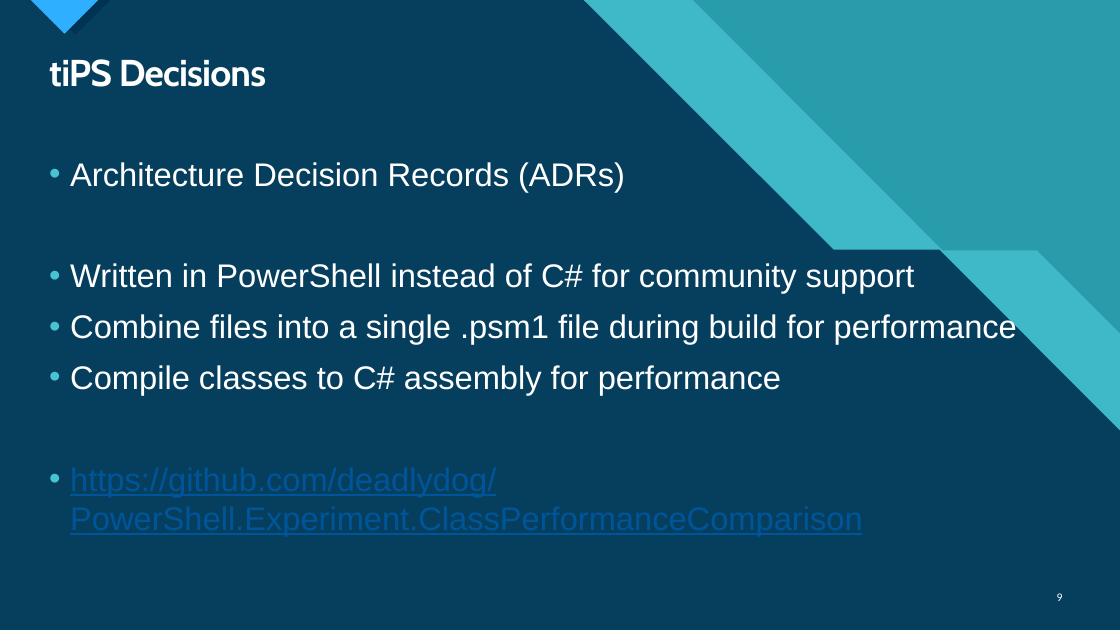
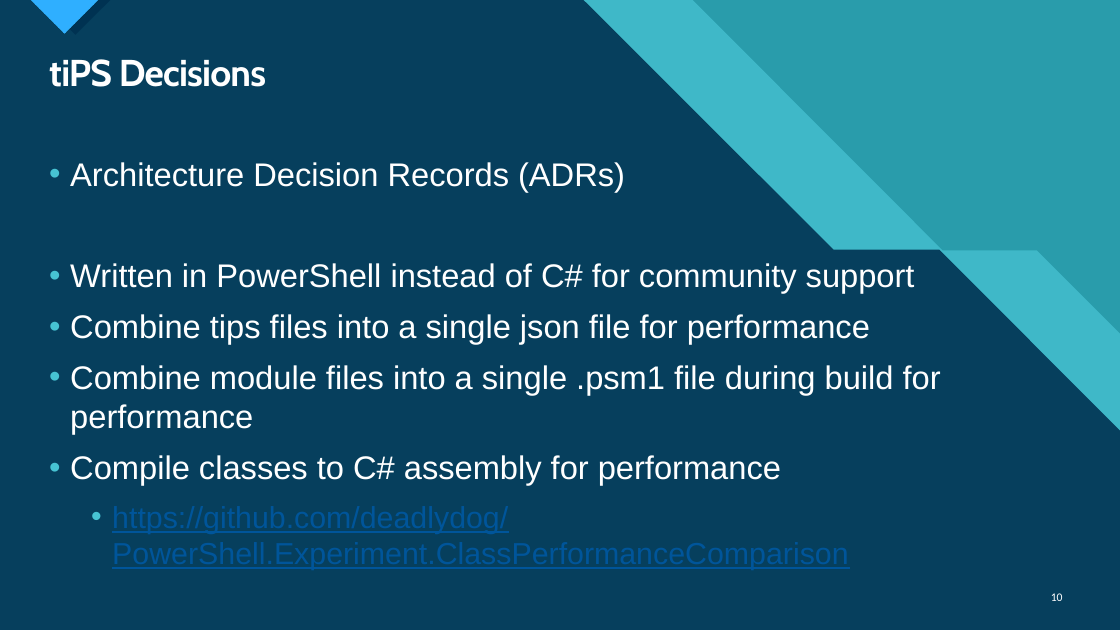
Before and after one commit to deadlydog/Presentation.tiPSWelcome, a slide deck: slide 10 of src/tiPS Welcome.pptx (slide 9 before the commit). Drawn at 1120x630 pixels with LibreOffice and Linux fonts; fonts in the diff are those of the drawing. Boxes give left, top, right and bottom in pixels: in the first picture for what was removed or moved away, otherwise in the second. Text is boxed around its words. In the diff, an @@ line names an element or a change of style, - is before the commit and + after.

Commit message:
Update example script and PowerPoint a bit

```diff
--- a/src/tiPS Welcome.pptx
+++ b/src/tiPS Welcome.pptx
@@ text "Architecture Decision Records (ADRs)" at (x1=70, y1=162, x2=941, y2=485): size 28 to 26 pt in "https://github.com/deadlydog/PowerShell.Experiment.ClassPerf ..."; list level 1 to 2 in "https://github.com/deadlydog/PowerShell.Experiment.ClassPerf ..." @@
@@ text at (x1=70, y1=314, x2=941, y2=434): text changed @@
-• Combine files into a single .psm1 file during build for performance
+• Combine tips files into a single json file for performance
+• Combine module files into a single .psm1 file during build for performance
@@ page number at (x1=1051, y1=593, x2=1063, y2=601): text changed @@
-9
+10
```
Also in this commit, not shown: 1 other slide changed, 1 slide added, 2 other files.
